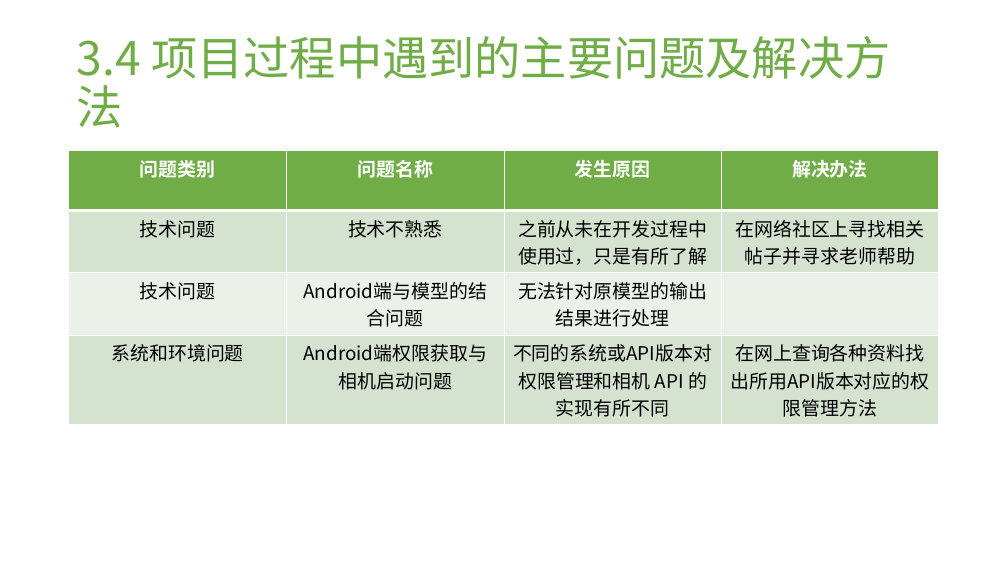
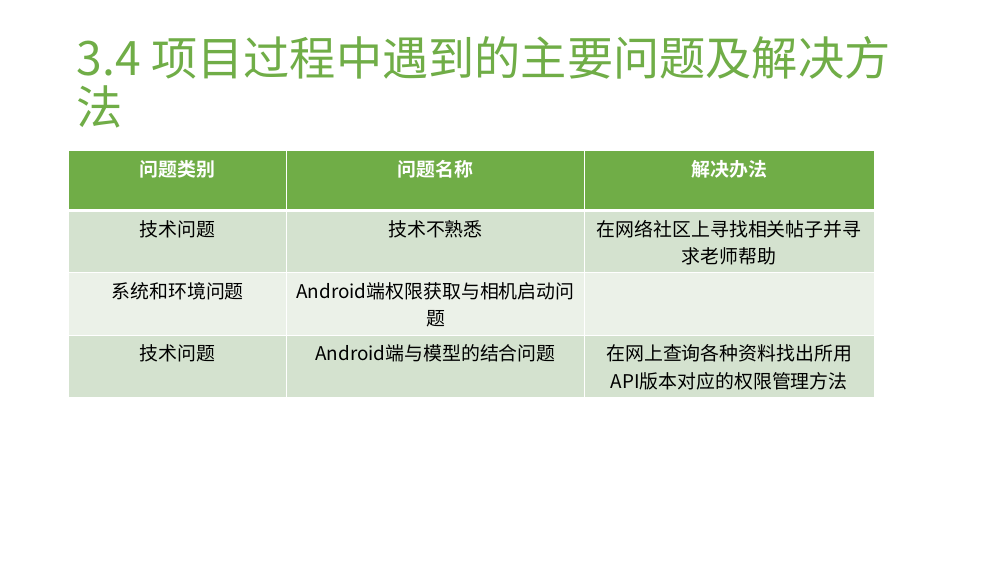
Before and after one commit to Pangweizhi/garbage_classification, a slide deck: slide 14 of docs/垃圾分类APP.pptx. Drawn at 1008x567 pixels with LibreOffice and Linux fonts; fonts in the diff are those of the drawing; background and template pictures are left out. Boxes give left, top, right and bottom in pixels: in the first picture for what was removed or moved away, otherwise in the second. Text is boxed around its words. In the diff, an @@ line names an element or a change of style, - is before the commit and + after.

```diff
--- a/docs/垃圾分类APP.pptx
+++ b/docs/垃圾分类APP.pptx
@@ table at box(69, 151, 874, 394) @@
-column 1: 问题类别 | 技术问题 | 技术问题 | 系统和环境问题
-column 2: 问题名称 | 技术不熟悉 | Android端与模型的结合问题 | Android端权限获取与相机启动问题
-column 3: 发生原因 | 之前从未在开发过程中使用过，只是有所了解 | 无法针对原模型的输出结果进行处理 | 不同的系统或API版本对权限管理和相机 API 的实现有所不同
+column 1: 问题类别 | 技术问题 | 系统和环境问题 | 技术问题
+column 2: 问题名称 | 技术不熟悉 | Android端权限获取与相机启动问题 | Android端与模型的结合问题
@@ table: place and size @@
-table at box(69, 151, 940, 421)
+table at box(69, 151, 874, 394)
```
Also in this commit, not shown: 8 other slides changed, 1 slide added.
